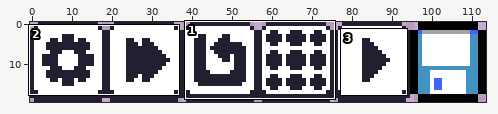
Two versions of one sprite sheet, sheet.png. The first picture is a wide view before the edit; the outline marks the close-up.
Close-up. First the earlier version:
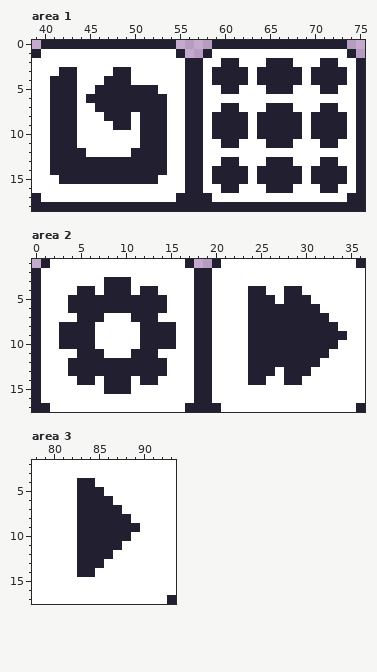
The file is 114x20 pixels. Shown: area 1: x 39..75, y 0..18; area 2: x 0..36, y 1..17; area 3: x 78..93, y 2..17.
New version:
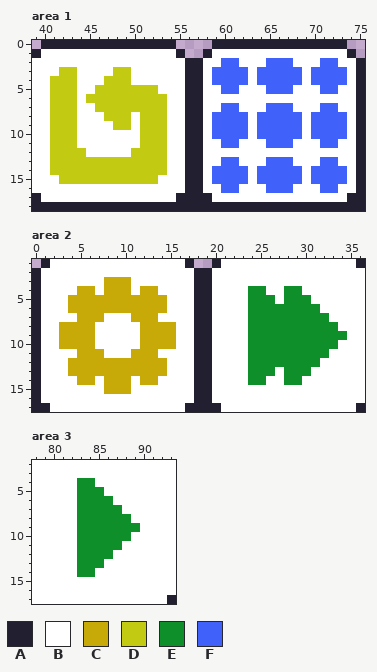
Palette (. is transparent): A #211f30  B #ffffff  C #c7a907  D #c2cb12  E #0f8f2a  F #4161fb
What changed:
Changed rows in their new state; - is an unchanged pixel.
Area 1:
first column x 41:
 2 -------------------FF---FFF---FF-
 3 -DD----DD---------FFFF-FFFFF-FFFF
 4 DDD---DDD---------FFFF-FFFFF-FFFF
 5 DDD--DDDDDDD-------FF---FFF---FF-
 6 DDD-DDDDDDDDD--------------------
 7 DDD--DDDDDDDD------FF---FFF---FF-
 8 DDD---DDD-DDD-----FFFF-FFFFF-FFFF
 9 DDD----DD-DDD-----FFFF-FFFFF-FFFF
10 DDD-------DDD-----FFFF-FFFFF-FFFF
11 DDD-------DDD------FF---FFF---FF-
12 DDDD-----DDDD--------------------
13 DDDDDDDDDDDDD------FF---FFF---FF-
14 DDDDDDDDDDDDD-----FFFF-FFFFF-FFFF
15 -DDDDDDDDDDD------FFFF-FFFFF-FFFF
16 -------------------FF---FFF---FF-
Area 2:
first column x 3:
 3 -----CCC------------------------
 4 --CC-CCC-CC----------EE--EE-----
 5 -CCCCCCCCCCC---------EEE-EEE----
 6 -CCCCCCCCCCC---------EEEEEEEE---
 7 --CCC---CCC----------EEEEEEEEE--
 8 CCCC-----CCCC--------EEEEEEEEEE-
 9 CCCC-----CCCC--------EEEEEEEEEEE
10 CCCC-----CCCC--------EEEEEEEEEE-
11 --CCC---CCC----------EEEEEEEEE--
12 -CCCCCCCCCCC---------EEEEEEEE---
13 -CCCCCCCCCCC---------EEE-EEE----
14 --CC-CCC-CC----------EE--EE-----
15 -----CCC------------------------
Area 3:
first column x 83:
 4 EE-----
 5 EEE----
 6 EEEE---
 7 EEEEE--
 8 EEEEEE-
 9 EEEEEEE
10 EEEEEE-
11 EEEEE--
12 EEEE---
13 EEE----
14 EE-----
Pixel boxes of the changes (left, top, right, bottom) in both close-ups:
changed: (212, 58, 347, 193)
changed: (50, 67, 167, 184)
changed: (59, 277, 176, 394)
changed: (248, 286, 347, 385)
changed: (77, 478, 140, 577)
